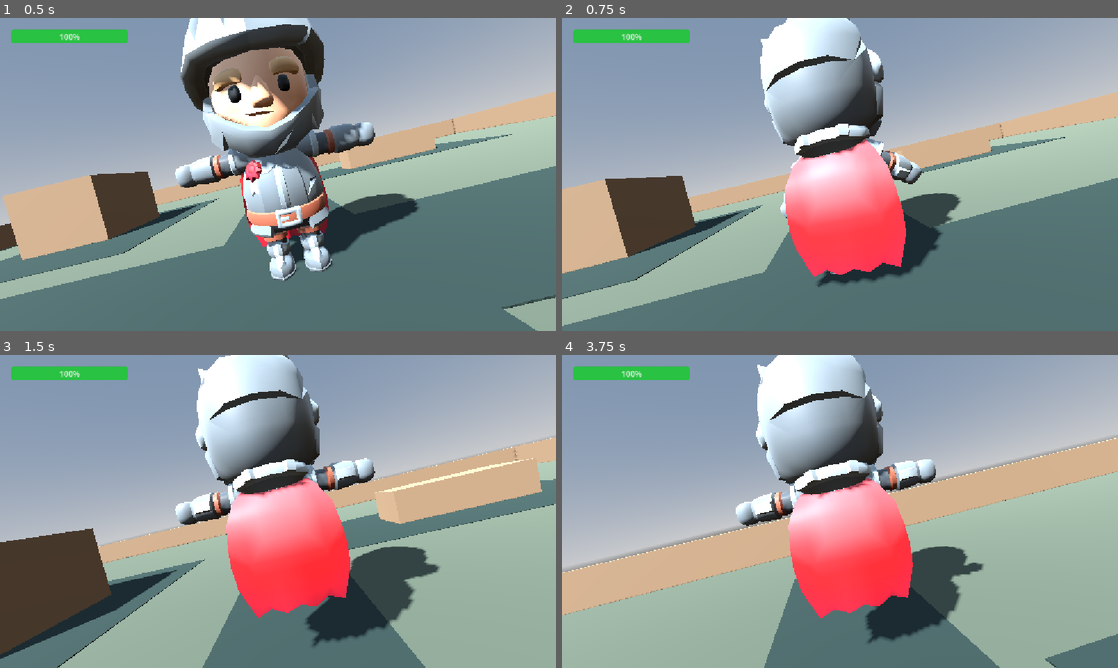
Above: before the commit, frames 1-4 (two rows, left to right).
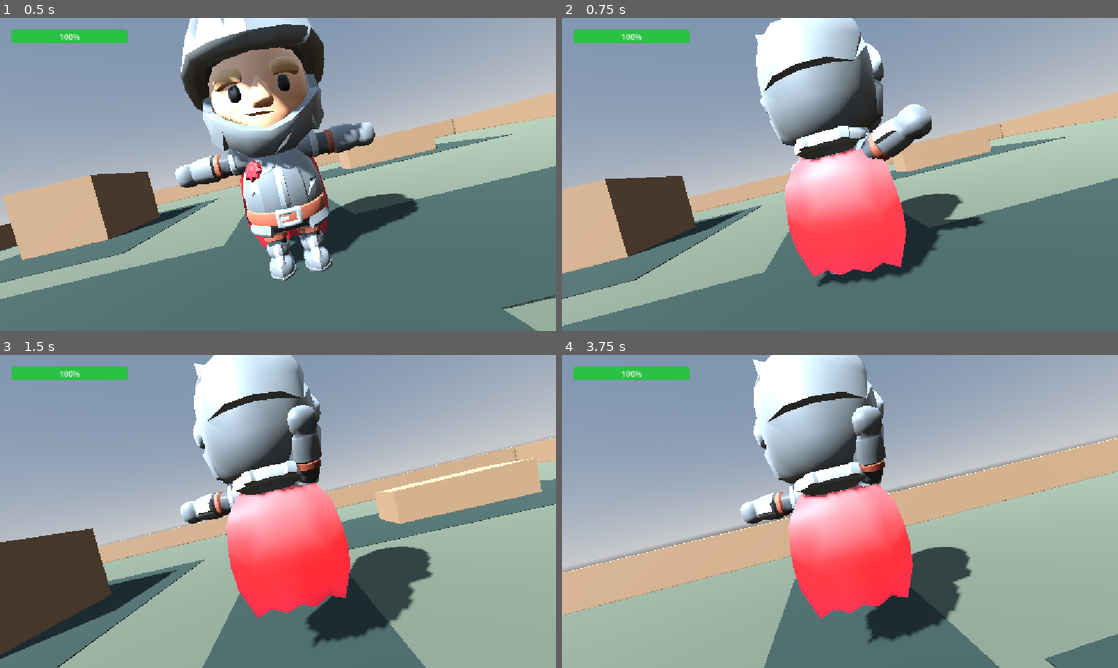
Above: after the commit, the same moments.

Repository: God-of-Bugs/Neon-Override
Game: Godot game, scene res://MainWorld.tscn
The game is run twice, just before and just after one commit, with the same random seed, the same clock (stepped at 60 frames per second) and the same inputs.
Inputs (mouse positions are in pixels of both pictures, inside the frame that each line leads up to):
- Up to frame 1 (0.5 s): no input
- Up to frame 2 (0.75 s): tap Enter at 0.5 s; move the mouse to (867, 174) at 0.52 s; hold Up (ui_up) from 0.53 s (still down); click (867, 174) at 0.6 s
- Up to frame 3 (1.5 s): keep holding Up (ui_up); tap Space (jump) at 0.77 s; move the mouse to (250, 511) at 1.27 s; click (250, 511) at 1.35 s
- Up to frame 4 (3.75 s): keep holding Up (ui_up); tap Space (jump) at 1.52, 3.02 s; move the mouse to (851, 505) at 2.02 s; tap F at 2.1 s; click (851, 505) at 2.3 s; move the mouse to (834, 517) at 2.77 s; click (834, 517) at 2.85 s; move the mouse to (878, 514) at 3.52 s; click (878, 514) at 3.6 s

Frame 1 is identical in both runs. In frame 2, 3.1% of the frame differs, in the area x 34-76%, y 0-74%; in frame 3, 3.1%; in frame 4, 3.2%, in the area x 31-76%, y 0-73%.

Commit message:
Add procedural player attack animation

Diff:
--- a/player.gd
+++ b/player.gd
@@ -26,6 +26,16 @@
 const RUN_HIP_BOB_ANGLE: float = 0.025
 const RUN_TORSO_SWAY_ANGLE: float = 0.035
 const RUN_HEAD_STABILIZE_ANGLE: float = 0.012
+const ATTACK_WINDUP_DURATION: float = 0.15
+const ATTACK_STRIKE_DURATION: float = 0.08
+const ATTACK_RECOVERY_DURATION: float = 0.22
+const ATTACK_ANIMATION_DURATION: float = ATTACK_WINDUP_DURATION + ATTACK_STRIKE_DURATION + ATTACK_RECOVERY_DURATION
+const ATTACK_ARM_SWING_ANGLE: float = 1.2
+const ATTACK_ARM_DROP_ANGLE: float = 0.45
+const ATTACK_ELBOW_FLEX_ANGLE: float = 0.35
+const ATTACK_WINDUP_ELBOW_LIFT_ANGLE: float = 0.85
+const ATTACK_COUNTER_SWING_ANGLE: float = 0.18
+const ATTACK_CHEST_LEAN_ANGLE: float = 0.08
 
 var gravity: float = ProjectSettings.get_setting("physics/3d/default_gravity")
 var current_health: int = MAX_HEALTH
@@ -37,6 +47,7 @@
 var idle_base_rotations: Dictionary = {}
 var run_phase: float = 0.0
 var run_blend: float = 0.0
+var attack_elapsed: float = -1.0
 var camera_pitch: float = 0.0
 var camera_yaw: float = 0.0
 
@@ -86,24 +97,49 @@
 	var breath: float = sin(idle_time * IDLE_BREATH_SPEED)
 	var shoulder_motion: float = sin(idle_time * IDLE_BREATH_SPEED + 0.18)
 	var head_motion: float = sin(idle_time * IDLE_BREATH_SPEED * 0.5 + 0.4)
+	var attack_drive: float = _get_attack_drive()
+	var attack_windup_weight: float = clampf(-attack_drive, 0.0, 1.0)
 	_apply_procedural_rotation("hips", 0.0, Vector3.RIGHT, run_bob * RUN_HIP_BOB_ANGLE * run_blend)
-	_apply_procedural_rotation("chest", breath * IDLE_CHEST_ANGLE * idle_weight, Vector3.RIGHT, run_bob * RUN_TORSO_SWAY_ANGLE * run_blend)
+	_apply_procedural_rotation("chest", breath * IDLE_CHEST_ANGLE * idle_weight, Vector3.RIGHT, run_bob * RUN_TORSO_SWAY_ANGLE * run_blend, Vector3.RIGHT, 0.0, Vector3.RIGHT, attack_drive * ATTACK_CHEST_LEAN_ANGLE, Vector3.RIGHT)
 	_apply_procedural_rotation("upperleg.l", 0.0, Vector3.RIGHT, run_swing * RUN_LEG_SWING_ANGLE * run_blend)
 	_apply_procedural_rotation("upperleg.r", 0.0, Vector3.RIGHT, -run_swing * RUN_LEG_SWING_ANGLE * run_blend)
-	_apply_procedural_rotation("upperarm.l", shoulder_motion * IDLE_SHOULDER_ANGLE * idle_weight, Vector3.FORWARD, run_swing * RUN_ARM_SWING_ANGLE * run_blend, Vector3.UP, -RUN_ARM_DROP_ANGLE * run_blend, Vector3.RIGHT)
+	_apply_procedural_rotation("upperarm.l", shoulder_motion * IDLE_SHOULDER_ANGLE * idle_weight, Vector3.FORWARD, run_swing * RUN_ARM_SWING_ANGLE * run_blend, Vector3.UP, -RUN_ARM_DROP_ANGLE * run_blend, Vector3.RIGHT, -attack_drive * ATTACK_COUNTER_SWING_ANGLE, Vector3.FORWARD)
 	_apply_procedural_rotation("lowerarm.l", 0.0, Vector3.RIGHT, RUN_ARM_ELBOW_FLEX_ANGLE * run_blend, Vector3.FORWARD)
-	_apply_procedural_rotation("upperarm.r", shoulder_motion *  …(115 unchanged characters)… RM_DROP_ANGLE * run_blend, Vector3.RIGHT)
-	_apply_procedural_rotation("lowerarm.r", 0.0, Vector3.RIGHT, -RUN_ARM_ELBOW_FLEX_ANGLE * run_blend, Vector3.FORWARD)
+	_apply_procedural_rotation("upperarm.r", shoulder_motion *  …(115 unchanged characters)… RM_DROP_ANGLE * run_blend, Vector3.RIGHT, -attack_drive * ATTACK_ARM_SWING_ANGLE, Vector3.FORWARD, -attack_drive * ATTACK_ARM_DROP_ANGLE, Vector3.RIGHT)
+	_apply_procedural_rotation("lowerarm.r", 0.0, Vector3.RIGHT, -RUN_ARM_ELBOW_FLEX_ANGLE * run_blend, Vector3.FORWARD, 0.0, Vector3.RIGHT, -attack_drive * ATTACK_ELBOW_FLEX_ANGLE, Vector3.FORWARD, attack_windup_weight * ATTACK_WINDUP_ELBOW_LIFT_ANGLE, Vector3.RIGHT)
 	_apply_procedural_rotation("head", head_motion * IDLE_HEAD_ANGLE * idle_weight, Vector3.UP, -run_bob * RUN_HEAD_STABILIZE_ANGLE * run_blend)
-
-func _apply_procedural_rotation(bone_name: String, idle_angle: float, idle_axis: Vector3, run_angle: float, run_axis: Vector3 = Vector3.RIGHT, secondary_run_angle: float = 0.0, secondary_run_axis: Vector3 = Vector3.RIGHT) -> void:
+	if attack_elapsed >= 0.0:
+		attack_elapsed += delta
+		if attack_elapsed >= ATTACK_ANIMATION_DURATION:
+			attack_elapsed = -1.0
+
+func _get_attack_drive() -> float:
+	if attack_elapsed < 0.0:
+		return 0.0
+	if attack_elapsed < ATTACK_WINDUP_DURATION:
+		return -_ease_attack_phase(attack_elapsed / ATTACK_WINDUP_DURATION)
+	var strike_elapsed: float = attack_elapsed - ATTACK_WINDUP_DURATION
+	if strike_elapsed < ATTACK_STRIKE_DURATION:
+		var strike_progress: float = strike_elapsed / ATTACK_STRIKE_DURATION
+		return lerpf(-1.0, 1.0, _ease_attack_phase(strike_progress))
+	var recovery_elapsed: float = strike_elapsed - ATTACK_STRIKE_DURATION
+	if recovery_elapsed < ATTACK_RECOVERY_DURATION:
+		return 1.0 - _ease_attack_phase(recovery_elapsed / ATTACK_RECOVERY_DURATION)
+	return 0.0
+
+func _ease_attack_phase(progress: float) -> float:
+	var clamped_progress: float = clampf(progress, 0.0, 1.0)
+	return clamped_progress * clamped_progress * (3.0 - 2.0 * clamped_progress)
+
+func _apply_procedural_rotation(bone_name: String, idle_angle: float, idle_axis: Vector3, run_angle: float, run_axis: Vector3 = Vector3.RIGHT, secondary_run_angle: float = 0.0, secondary_run_axis: Vector3 = Vector3.RIGHT, attack_angle: float = 0.0, attack_axis: Vector3 = Vector3.RIGHT, secondary_attack_angle: float = 0.0, secondary_attack_axis: Vector3 = Vector3.RIGHT) -> void:
 	if not idle_bone_indices.has(bone_name):
 		return
 	var bone_index: int = idle_bone_indices[bone_name]
 	var base_rotation: Quaternion = idle_base_rotations[bone_name]
 	var idle_offset: Quaternion = Quaternion(idle_axis, idle_angle)
 	var run_offset: Quaternion = Quaternion(run_axis, run_angle) * Quaternion(secondary_run_axis, secondary_run_angle)
-	idle_skeleton.set_bone_pose_rotation(bone_index, base_rotation * idle_offset * run_offset)
+	var attack_offset: Quaternion = Quaternion(attack_axis, attack_angle) * Quaternion(secondary_attack_axis, secondary_attack_angle)
+	idle_skeleton.set_bone_pose_rotation(bone_index, base_rotation * idle_offset * run_offset * attack_offset)
 
 # --- SABSE BADA FIX YAHAN HAI ---
 # Yeh function UI se pehle aapka button pakad lega
@@ -199,6 +235,7 @@
 
 func _try_attack() -> void:
 	time_since_last_attack = 0.0
+	attack_elapsed = 0.0
 	print("2. Attack Triggered!")
 
 	if anim_player:
Not shown, changed: PROJECT_LOG.md
